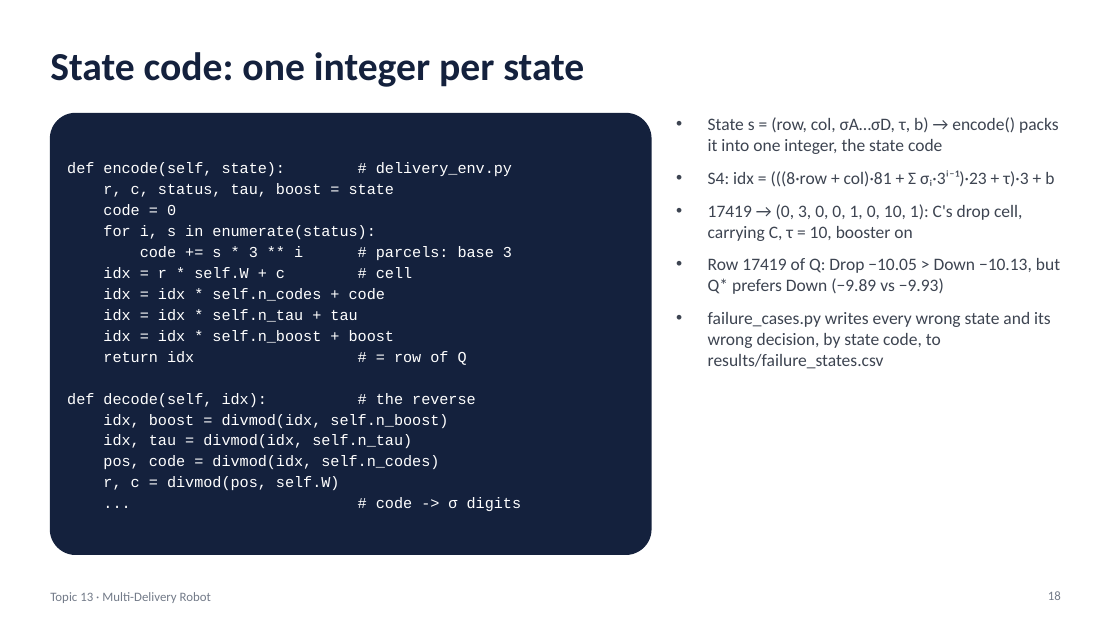
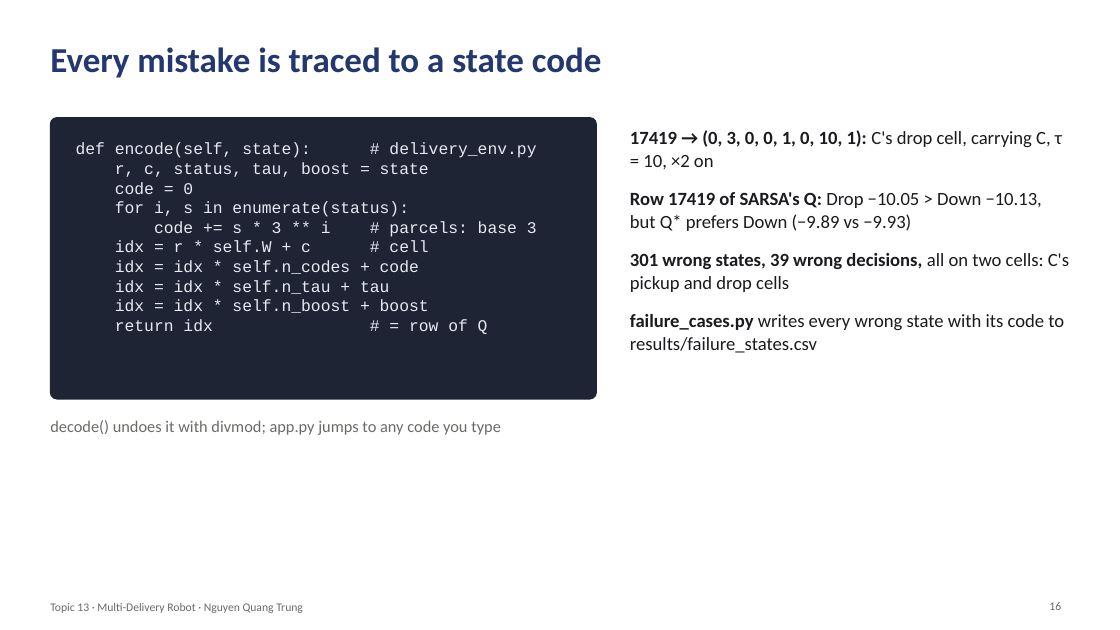
Before and after one commit to Qwup2112/multi-delivery-robot-rl, a slide deck: slide 16 of Nguyen_Quang_Trung-22011211/Slides_Topic13_MultiDeliveryRobot.pptx (slide 18 before the commit). Drawn at 1120x630 pixels with LibreOffice and Linux fonts; fonts in the diff are those of the drawing; background and template pictures are left out. Boxes give left, top, right and bottom in pixels: in the first picture for what was removed or moved away, otherwise in the second. Text is boxed around its words. In the diff, an @@ line names an element or a change of style, - is before the commit and + after.

```diff
--- a/Nguyen_Quang_Trung-22011211/Slides_Topic13_MultiDeliveryRobot.pptx
+++ b/Nguyen_Quang_Trung-22011211/Slides_Topic13_MultiDeliveryRobot.pptx
@@ title at [50,47,602,78]: text changed; size 34 to 30 pt; text colour #14213D to #233871 @@
-State code: one integer per state
+Every mistake is traced to a state code
@@ rounded rectangle: place and size @@
-rounded rectangle at [50,113,651,555]
+rounded rectangle at [50,118,597,399]
@@ rounded rectangle at [50,118,597,399]: fill #14213D to #1E2433; outline #14213D 1 pt to #1E2433 1 pt; proportions changed @@
@@ text "def encode(self, state): # delivery_env.py": place and size @@
-text "def encode(self, state): # delivery_env.py" at [67,162,521,511]
+text "def encode(self, state): # delivery_env.py" at [76,142,537,334]
@@ text "def encode(self, state): # delivery_env.py" at [76,142,537,334]: size 13 to 14 pt, text colour #FFFFFF to #E6E9F2; line spacing 1.15 to 1; vertical alignment middle to top @@
@@ text at [630,130,1069,353]: text changed; size 15 to 16 pt; text colour #3D4451 to #1B1B1F @@
-• State s = (row, col, σA…σD, τ, b) → encode() packs it into one integer, the state code
-• S4: idx = (((8·row + col)·81 + Σ σᵢ·3ⁱ⁻¹)·23 + τ)·3 + b
-• 17419 → (0, 3, 0, 0, 1, 0, 10, 1): C's drop cell, carrying C, τ = 10, booster on
-• Row 17419 of Q: Drop −10.05 > Down −10.13, but Q* prefers Down (−9.89 vs −9.93)
-• failure_cases.py writes every wrong state and its wrong decision, by state code, to results/failure_states.csv
+• 17419 → (0, 3, 0, 0, 1, 0, 10, 1): C's drop cell, carrying C, τ = 10, ×2 on
+• Row 17419 of SARSA's Q: Drop −10.05 > Down −10.13, but Q* prefers Down (−9.89 vs −9.93)
+• 301 wrong states, 39 wrong decisions, all on two cells: C's pickup and drop cells
+• failure_cases.py writes every wrong state with its code to results/failure_states.csv
@@ text at [67,393,521,511]: paragraphs removed @@
-def decode(self, idx): # the reverse
-idx, boost = divmod(idx, self.n_boost)
-idx, tau = divmod(idx, self.n_tau)
-pos, code = divmod(idx, self.n_codes)
-r, c = divmod(pos, self.W)
-... # code -> σ digits
@@ text added at [50,420,501,435], 14 pt, text #6B6A66 @@
+decode() undoes it with divmod; app.py jumps to any code you type
@@ page number removed at [1048,591,1061,600] @@
-18
@@ text at [50,603,303,613]: text changed; size 11 to 10 pt; text colour #737B89 to #6B6A66 @@
-Topic 13 · Multi-Delivery Robot
+Topic 13 · Multi-Delivery Robot · Nguyen Quang Trung
@@ page number added at [1049,602,1061,610], 10 pt, text #6B6A66 @@
+16
```
Also in this commit, not shown: 11 other slides changed, 8 slides added, 9 slides removed, 1 other file.
